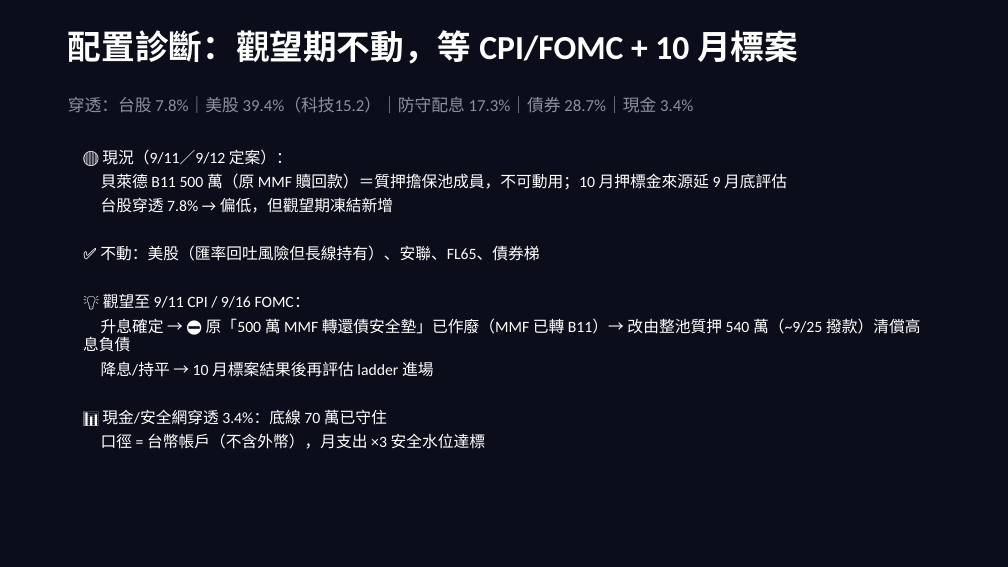
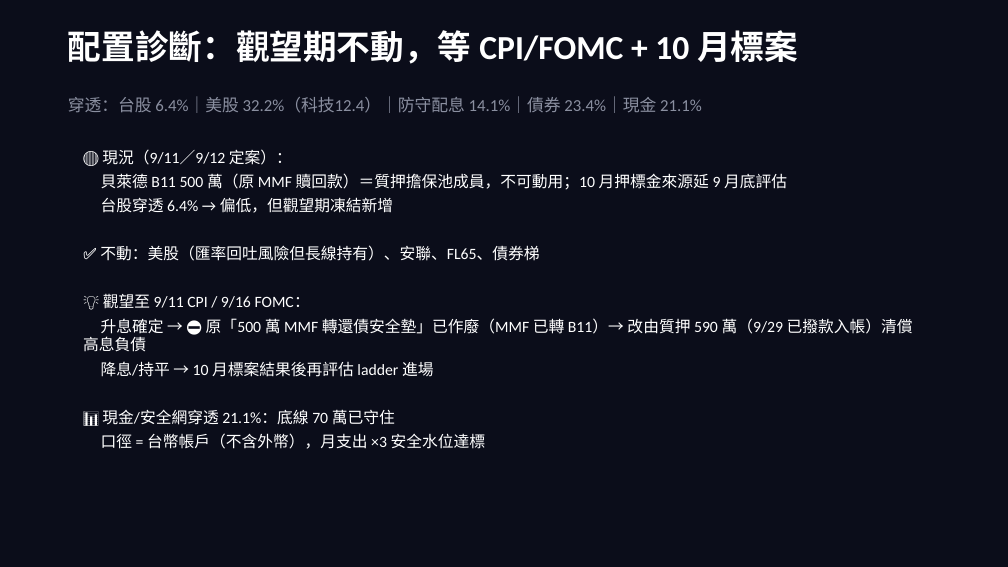
Before and after one commit to b0988321088/longjiu-dashboard-2, a slide deck: slide 7 of grand_pivot_deck.pptx. Drawn at 1008x567 pixels with LibreOffice and Linux fonts; fonts in the diff are those of the drawing. Boxes give left, top, right and bottom in pixels: in the first picture for what was removed or moved away, otherwise in the second. Text is boxed around its words. In the diff, an @@ line names an element or a change of style, - is before the commit and + after.

Commit message:
fix(closure): 質押撥款 590萬@2.65% 敘述層閉環 + 資料新鮮度 as-of 補齊 + 投資績效重產
- radar_state/schedule_events/snapshot(12處+3里程碑): 540萬@2.77%/尚未撥款 → 590萬@2.65% 已入帳(9/29 10:57)
- build_rebalance_dashboard: 質押卡標籤與狀態脫鉤(已撥款仍寫未質押)修正
- build_final/debt_restructure_tracker/pledge_status/report_components/run_daily: 舊字樣清除
- asset_diff 資料新鮮度: securities.price_date/firstjin.last_update/fund_nav_dates/source_import_dates 補齊
- mtd/investment_performance 重產(期末總資產 31,808,561)

```diff
--- a/grand_pivot_deck.pptx
+++ b/grand_pivot_deck.pptx
@@ text at <box>68,97,702,113</box>: text changed @@
-穿透：台股 7.8%｜美股 39.4%（科技15.2）｜防守配息 17.3%｜債券 28.7%｜現金 3.4%
+穿透：台股 6.4%｜美股 32.2%（科技12.4）｜防守配息 14.1%｜債券 23.4%｜現金 21.1%
@@ text at <box>101,197,393,213</box>: text changed @@
-台股穿透 7.8% → 偏低，但觀望期凍結新增
+台股穿透 6.4% → 偏低，但觀望期凍結新增
@@ text at <box>83,318,913,352</box>: text changed @@
-升息確定 → ⛔ 原「500 萬 MMF 轉還債安全墊」已作廢（MMF 已轉 B11）→ 改由整池質押 540 萬（~9/25 撥款）清償高息負債
+升息確定 → ⛔ 原「500 萬 MMF 轉還債安全墊」已作廢（MMF 已轉 B11）→ 改由質押 590 萬（9/29 已撥款入帳）清償高息負債
@@ text at <box>102,409,395,425</box>: text changed @@
-📊 現金/安全網穿透 3.4%：底線 70 萬已守住
+📊 現金/安全網穿透 21.1%：底線 70 萬已守住
```
Also in this commit, not shown: 10 other slides changed, 27 other files.
